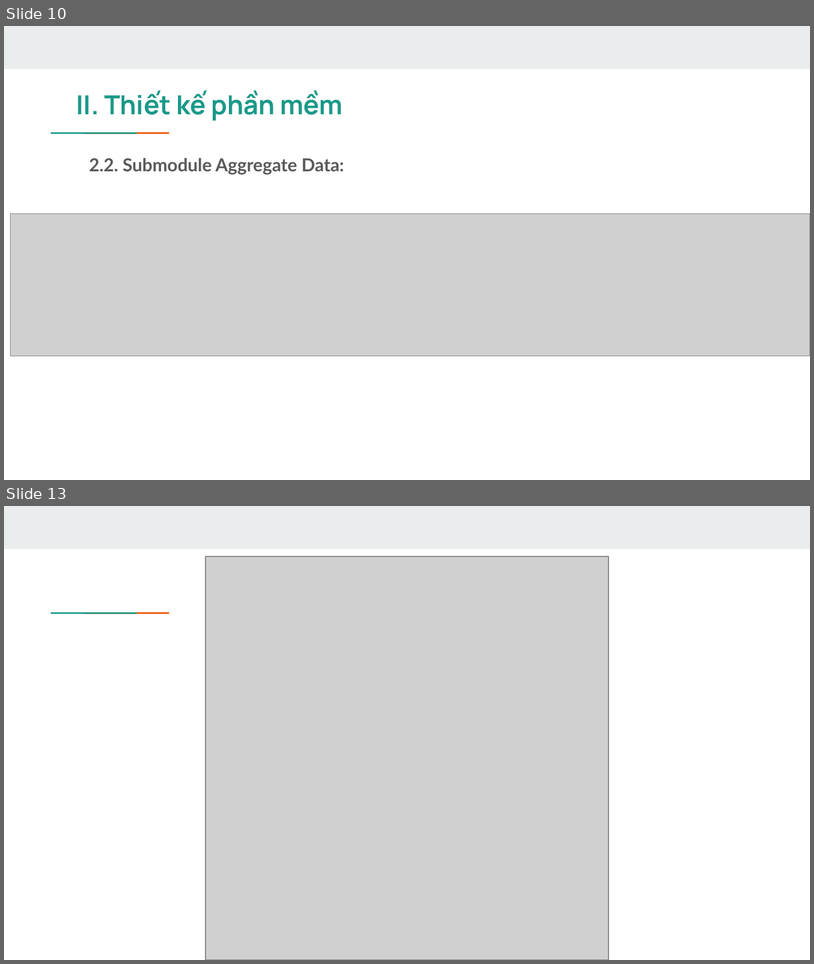
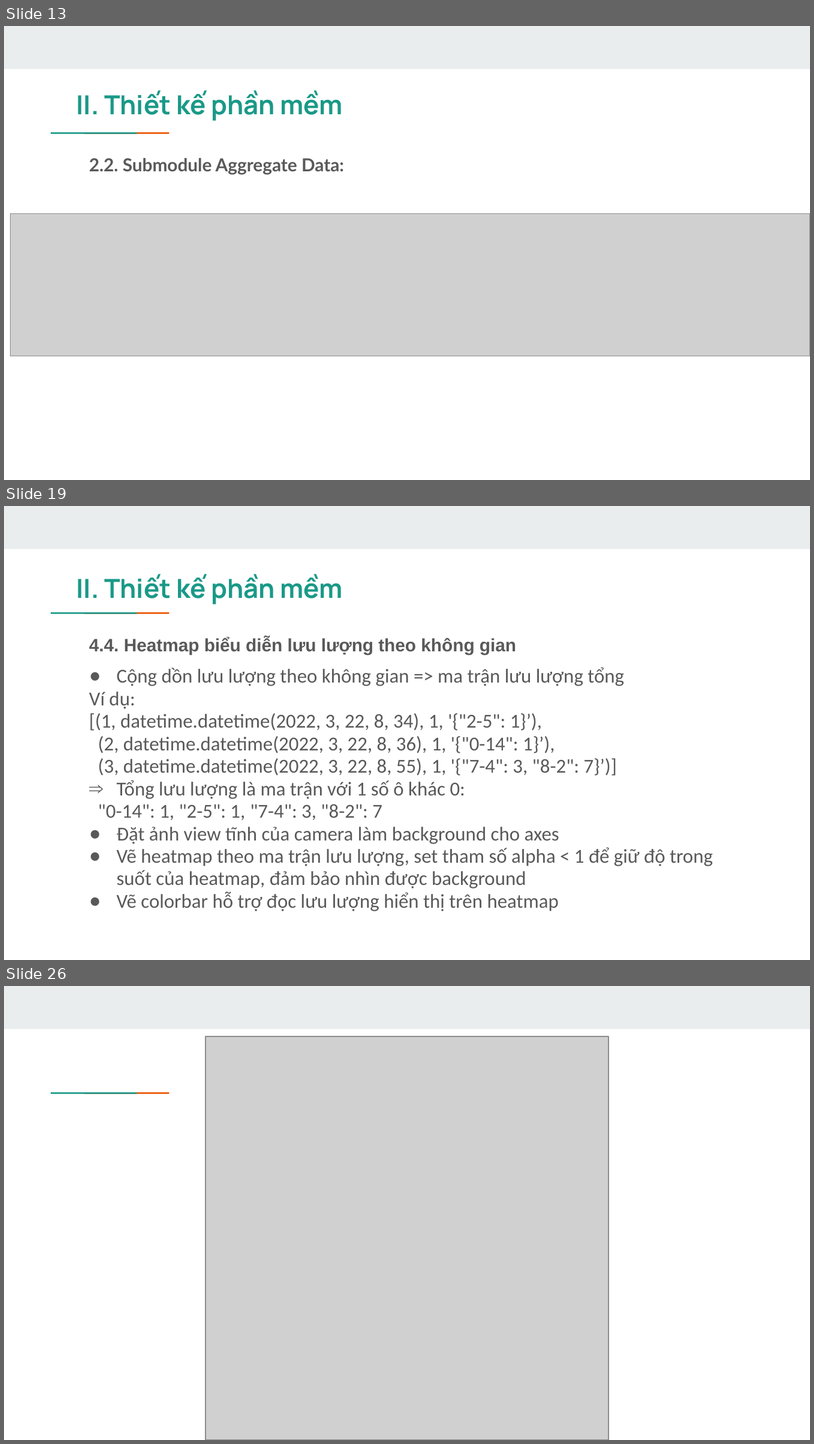
Before and after one commit to hungvm2/retail_store_analytics, a slide deck: Presentation slide.pptx. Shown one above the other, each under a label of ours: slides 10 and 13 before the commit, slides 13, 19 and 26 after it; the slides between them are not shown. The pictures are 814x964 and 814x1444 pixels, drawn with LibreOffice and Linux fonts; fonts in the diff are those of the drawing; grey boxes stand for pictures. Boxes give left, top, right and bottom in pixels: in the first picture for what was removed or moved away, otherwise in the second. Text is boxed around its words. In the diff, an @@ line names an element or a change of style, - is before the commit and + after.

```diff
--- a/Presentation slide.pptx
+++ b/Presentation slide.pptx
@@ slide 19 added at bbox=[4, 506, 810, 960], background #FFFFFF; not listed: 3 template elements that a slide beside it also shows @@
@@ title added at bbox=[77, 574, 343, 604], 23.4 pt, text #1A9988, bold @@
+II. Thiết kế phần mềm
@@ text added at bbox=[89, 637, 516, 655], 16 pt, text #595959, bold @@
+4.4. Heatmap biểu diễn lưu lượng theo không gian
@@ text added at bbox=[89, 667, 713, 911], 17.6 pt, text #595959 @@
+● Cộng dồn lưu lượng theo không gian => ma trận lưu lượng tổng
+Ví dụ:
+[(1, datetime.datetime(2022, 3, 22, 8, 34), 1, '{"2-5": 1}’),
+(2, datetime.datetime(2022, 3, 22, 8, 36), 1, '{"0-14": 1}’),
+(3, datetime.datetime(2022, 3, 22, 8, 55), 1, '{"7-4": 3, "8-2": 7}’)]
+⇒ Tổng lưu lượng là ma trận với 1 số ô khác 0:
+"0-14": 1, "2-5": 1, "7-4": 3, "8-2": 7
+● Đặt ảnh view tĩnh của camera làm background cho axes
+● Vẽ heatmap theo ma trận lưu lượng, set tham số alpha < 1 để giữ độ trong suốt của heatmap, đảm bảo nhìn được background
+● Vẽ colorbar hỗ trợ đọc lưu lượng hiển thị trên heatmap
@@ what was slide 10 is now slide 13 @@
@@ what was slide 13 is now slide 26 @@
```
Also in this commit, not shown: 5 slides changed, 14 other slides added, 2 slides removed, 16 other files.
